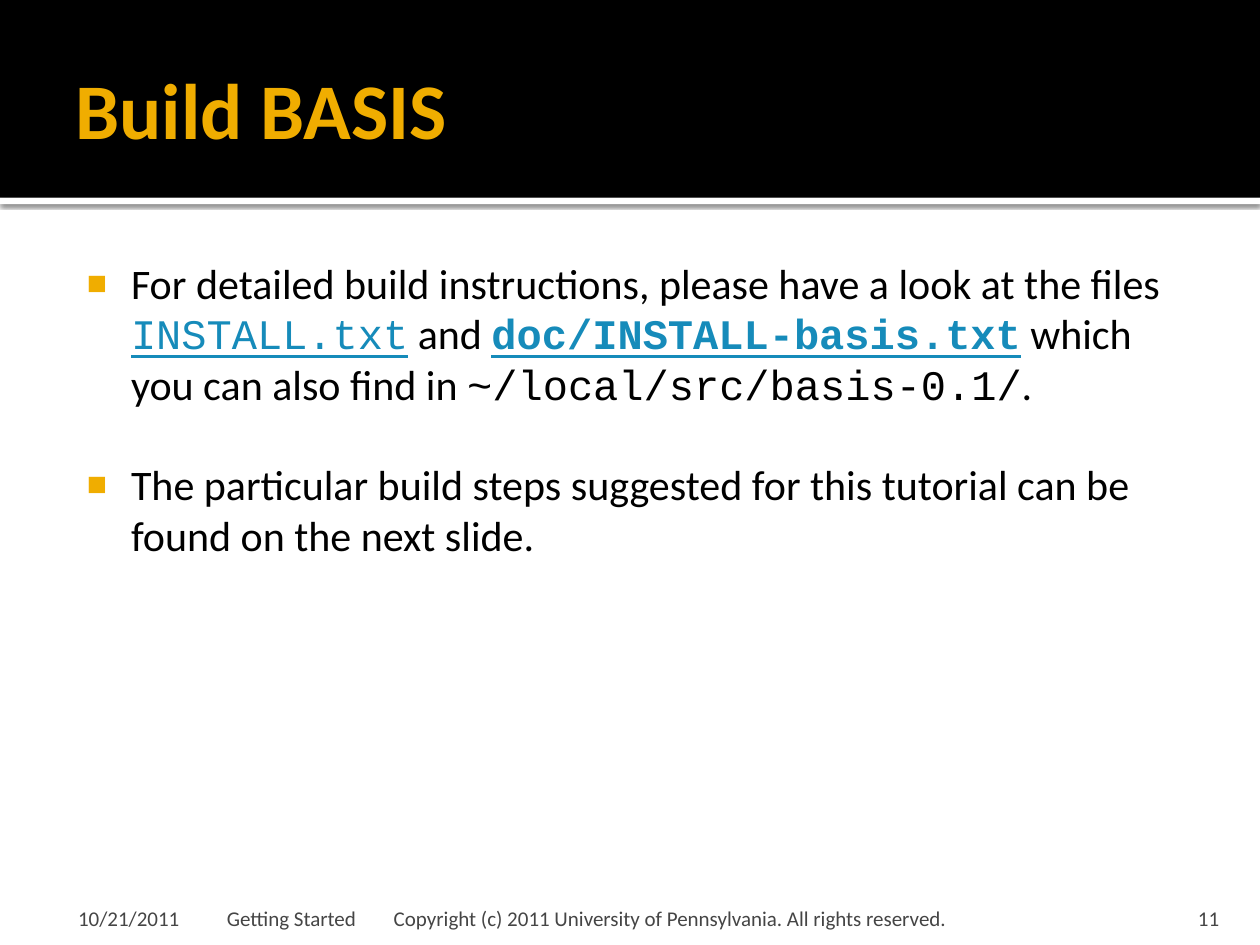
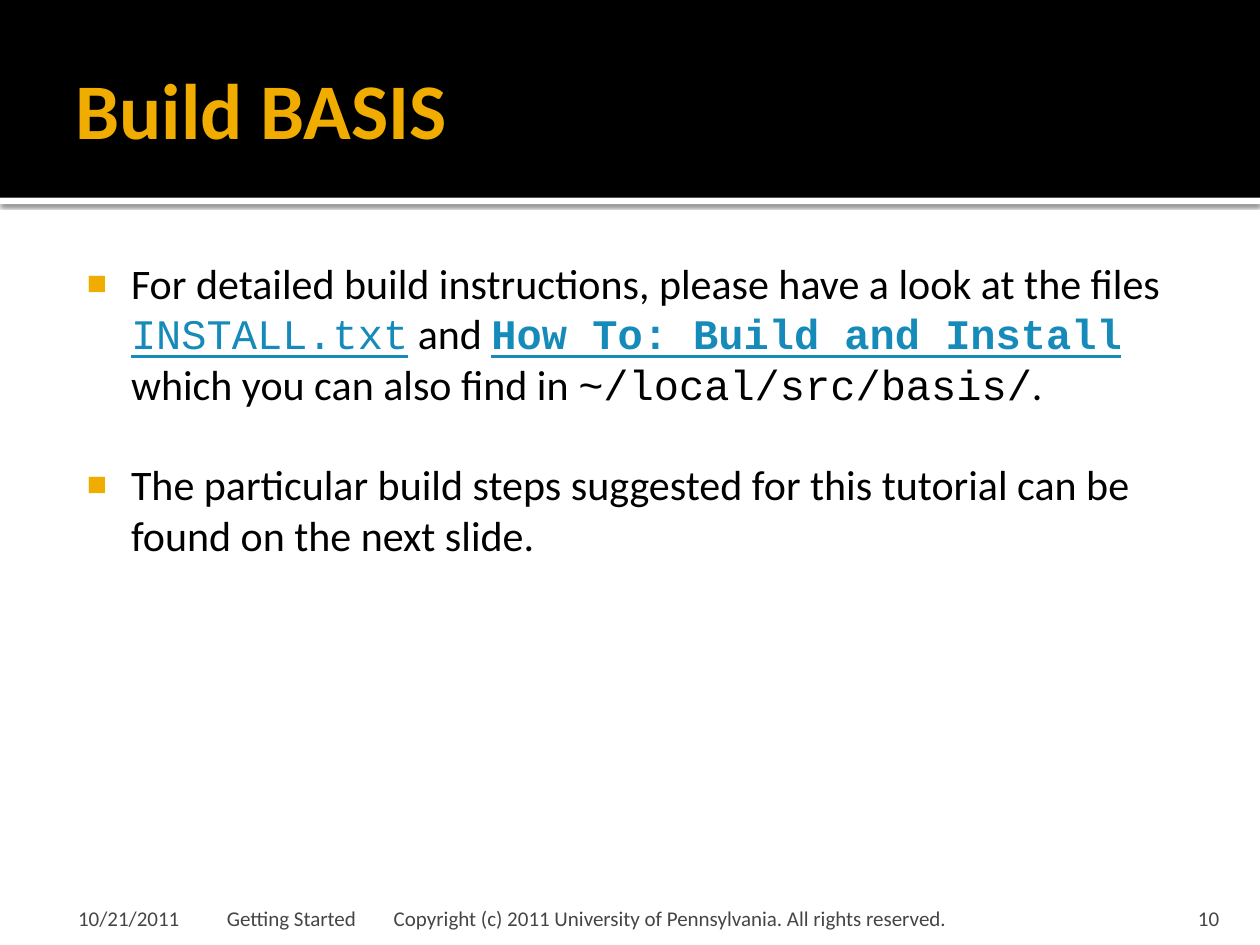
Before and after one commit to cmake-basis/legacy, a slide deck: slide 10 of doc/tutorials/BASIS Tutorial - 01 Getting Started.pptx (slide 11 before the commit). Drawn at 1260x945 pixels with LibreOffice and Linux fonts; fonts in the diff are those of the drawing; background and template pictures are left out. Boxes give left, top, right and bottom in pixels: in the first picture for what was removed or moved away, otherwise in the second. Text is boxed around its words. In the diff, an @@ line names an element or a change of style, - is before the commit and + after.

```diff
--- a/doc/tutorials/BASIS Tutorial - 01 Getting Started.pptx
+++ b/doc/tutorials/BASIS Tutorial - 01 Getting Started.pptx
@@ text at bbox=[131, 269, 1160, 407]: text changed @@
-■ For detailed build instructions, please have a look at the files INSTALL.txt and doc/INSTALL-basis.txt which you can also find in ~/local/src/basis-0.1/.
+■ For detailed build instructions, please have a look at the files INSTALL.txt and How To: Build and Install which you can also find in ~/local/src/basis/.
@@ page number at bbox=[1198, 912, 1219, 926]: text changed @@
-11
+10
```
Also in this commit, not shown: 8 other slides changed, 1 slide removed, 1 other file.
